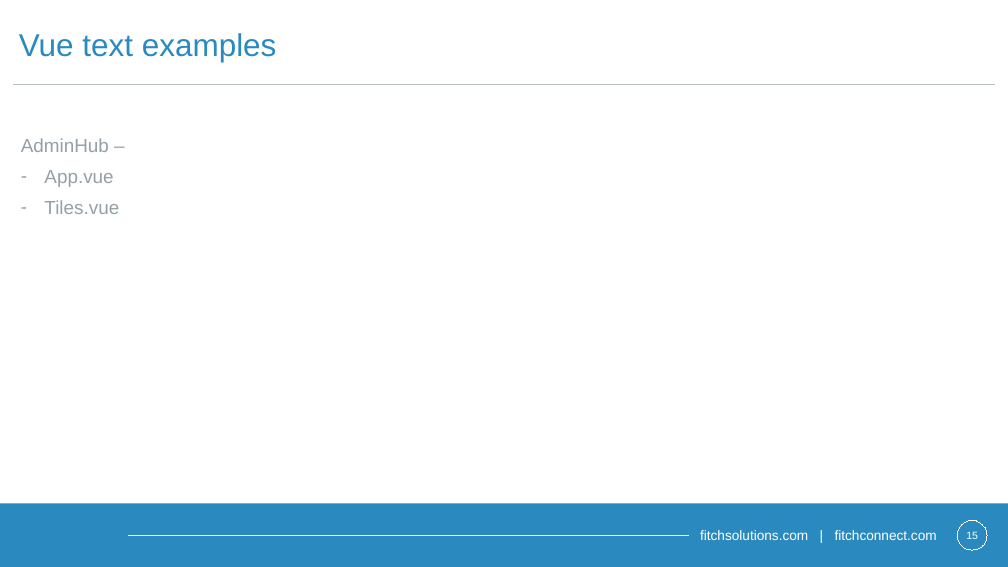
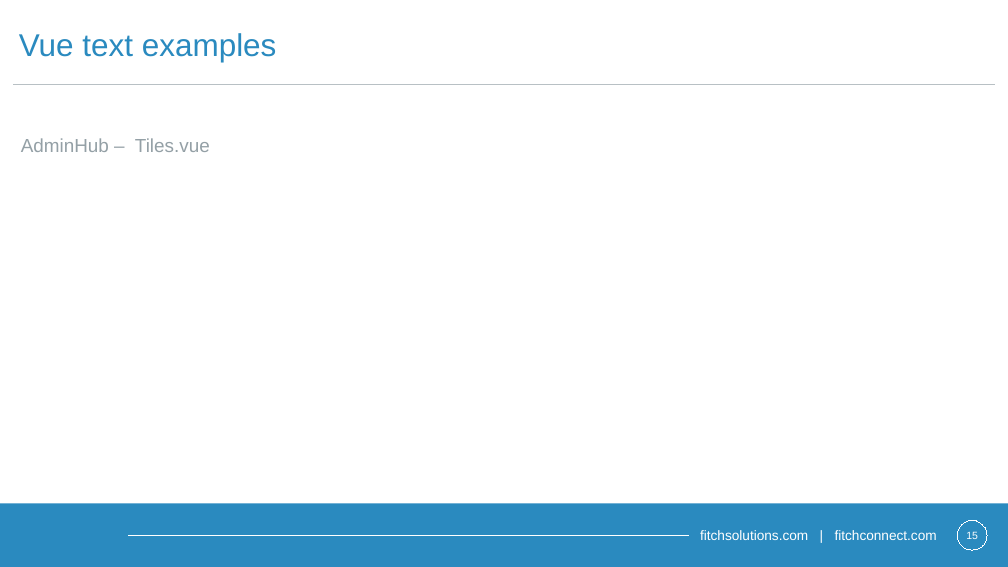
Before and after one commit to Contrapuntist/jesttutorial, a slide deck: slide 15 of presentation/unittestingintro.pptx. Drawn at 1008x567 pixels with LibreOffice and Linux fonts; fonts in the diff are those of the drawing; background and template pictures are left out. Boxes give left, top, right and bottom in pixels: in the first picture for what was removed or moved away, otherwise in the second. Text is boxed around its words. In the diff, an @@ line names an element or a change of style, - is before the commit and + after.

```diff
--- a/presentation/unittestingintro.pptx
+++ b/presentation/unittestingintro.pptx
@@ text at (21,138,210,152): text changed @@
-AdminHub –
-– App.vue
-– Tiles.vue
+AdminHub – Tiles.vue
```
Also in this commit, not shown: 2 other slides changed, 1 slide added, 4 other files.
